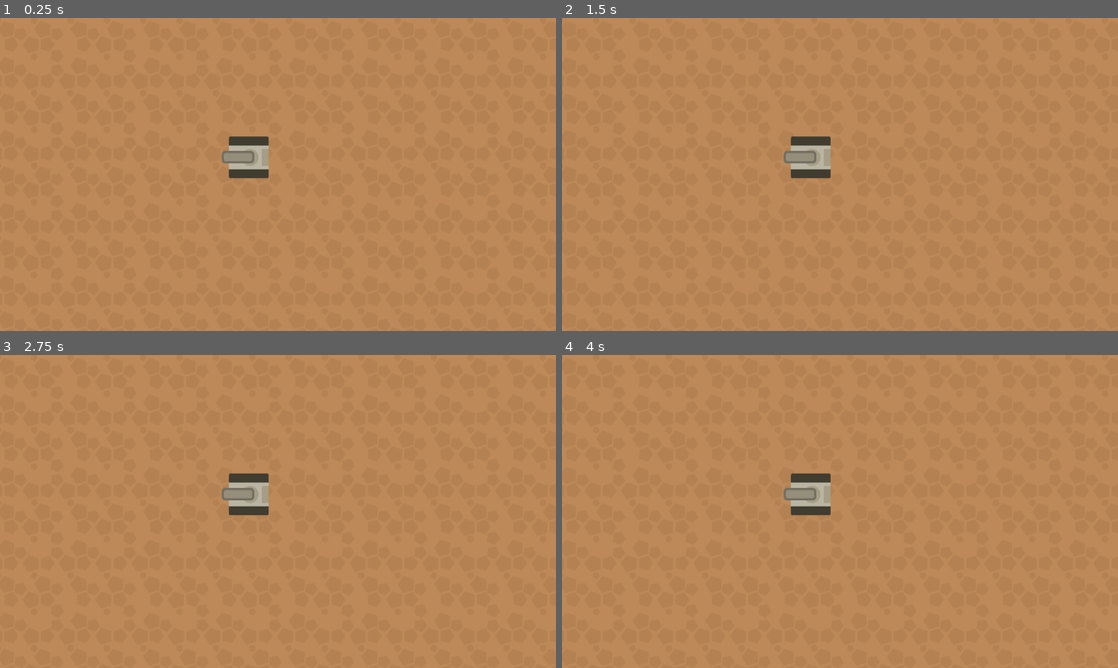
Above: before the commit, frames 1-4 (two rows, left to right).
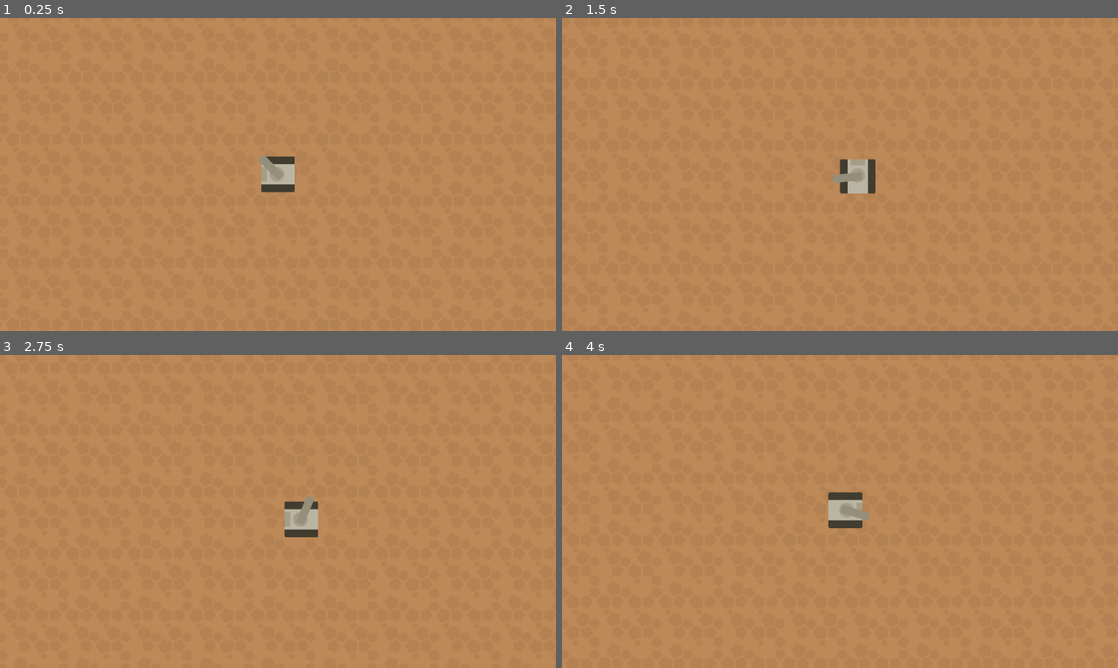
Above: after the commit, the same moments.

Repository: Mrdarx444/Tanks-War-Demo
Game: Godot game, scene res://Game/Main/world.tscn
The game is run twice, just before and just after one commit, with the same random seed, the same clock (stepped at 60 frames per second) and the same inputs.
Inputs (mouse positions are in pixels of both pictures, inside the frame that each line leads up to):
- Up to frame 1 (0.25 s): no input
- Up to frame 2 (1.5 s): tap Enter at 0.5 s; move the mouse to (962, 158) at 0.52 s; hold D (right) 0.53-1.28 s; tap W (top) at 0.6, 1.35 s; move the mouse to (728, 190) at 1.27 s; hold S (down) from 1.28 s (still down)
- Up to frame 3 (2.75 s): move the mouse to (333, 442) at 2.02 s; release S (down) at 2.03 s; hold D (right) from 2.03 s (still down); tap W (top) at 2.1 s
- Up to frame 4 (4 s): move the mouse to (812, 574) at 2.77 s; tap W (top) at 2.85, 3.6 s; move the mouse to (1006, 558) at 3.52 s; release D (right) at 3.53 s; hold A (left) from 3.53 s (still down)

The runs differ from the first frame. In frame 1, 1.6% of the frame differs, in the area x 39-53%, y 37-56%; in frame 2, 1.8%, in the area x 39-57%, y 37-57%; in frame 3, 1.8%; in frame 4, 1.7%.

Commit message:
SIMPLE Tank movement & rotation

Diff:
--- a/Game/Main/world.tscn
+++ b/Game/Main/world.tscn
@@ -12,4 +12,4 @@
 region_rect = Rect2(-2099.4653, -1052.7998, 4414.7026, 2268.4243)
 
 [node name="Tank" parent="." unique_id=640536007 instance=ExtResource("2_e8vrx")]
-position = Vector2(438, 245)
+position = Vector2(540, 312)
--- a/Game/Tank/tank.gd
+++ b/Game/Tank/tank.gd
@@ -1,2 +1,40 @@
 extends CharacterBody2D
 class_name Tank
+
+# Nodes:
+@onready var cannon_pivot: Node2D = $Pivot
+
+# Var's:
+@export_group("Movement")
+@export var speed: float = 500.0
+@export_range(0, 1, 0.01) var acceleration: float = 0.03
+@export_range(0, 1, 0.01) var friction: float = 0.15
+
+var direction: Vector2 = Vector2.ZERO
+
+func _physics_process(delta: float) -> void:
+	movement_handle(delta)
+	body_rotation_hanlder(delta)
+	cannon_rotation_handler(delta)
+	move_and_collide(velocity * delta)
+
+func movement_handle(delta: float):
+	direction = Input.get_vector("left", "right", "top", "down")
+	if direction:
+		velocity = Vector2(
+			lerp(velocity.x, direction.x * speed, acceleration),
+			lerp(velocity.y, direction.y * speed, acceleration)
+		)
+	else :
+		velocity = Vector2(
+			lerp(velocity.x, 0.0, friction),
+			lerp(velocity.y, 0.0, friction)
+		)
+
+func body_rotation_hanlder(delta: float):
+	if direction:
+		global_rotation = direction.angle()
+
+func cannon_rotation_handler(delta: float):
+	var mouse_pos: Vector2 = get_global_mouse_position()
+	cannon_pivot.global_rotation = cannon_pivot.global_position.direction_to(mouse_pos).angle() + PI
--- a/Game/Tank/tank.tscn
+++ b/Game/Tank/tank.tscn
@@ -2,22 +2,36 @@
 
 [ext_resource type="Texture2D" uid="uid://dqqpyhwhyvpkt" path="res://Assets/Tanks/tankBeige.png" id="1_2gvc0"]
 [ext_resource type="Script" uid="uid://eocejwm25832" path="res://Game/Tank/tank.gd" id="1_m2anm"]
-[ext_resource type="Texture2D" uid="uid://b4t7aat743i77" path="res://Assets/Tanks/barrelBeige_outline.png" id="2_bs6b0"]
+[ext_resource type="Texture2D" uid="uid://bg358cu83gebk" path="res://Assets/Tanks/barrelBeige.png" id="3_m2anm"]
+
+[sub_resource type="RectangleShape2D" id="RectangleShape2D_m2anm"]
+size = Vector2(70, 74.5)
 
 [node name="Tank" type="CharacterBody2D" unique_id=640536007]
 motion_mode = 1
 script = ExtResource("1_m2anm")
 
 [node name="Body" type="Sprite2D" parent="." unique_id=1593303548]
-rotation = -1.5707964
+rotation = 1.5707964
 texture = ExtResource("1_2gvc0")
 
 [node name="Pivot" type="Node2D" parent="." unique_id=575872332]
 
 [node name="Cannon" type="Sprite2D" parent="Pivot" unique_id=1406864899]
-position = Vector2(-19, 0)
+position = Vector2(-21, 1.0658141e-14)
 rotation = -1.5707964
-texture = ExtResource("2_bs6b0")
+scale = Vector2(1.2, 1.2)
+texture = ExtResource("3_m2anm")
 
 [node name="Muzzle" type="Marker2D" parent="Pivot" unique_id=1821770047]
-position = Vector2(-35, 0)
+position = Vector2(-40, 0)
+
+[node name="Collision" type="CollisionShape2D" parent="." unique_id=1309146750]
+position = Vector2(0, 0.25)
+shape = SubResource("RectangleShape2D_m2anm")
+debug_color = Color(0, 0.6, 0.69803923, 0)
+
+[node name="Camera" type="Camera2D" parent="." unique_id=746216031]
+zoom = Vector2(0.85, 0.85)
+position_smoothing_enabled = true
+position_smoothing_speed = 6.0
--- a/project.godot
+++ b/project.godot
@@ -18,6 +18,15 @@
 run/main_scene="uid://bpcydkt0qhl8c"
 config/features=PackedStringArray("4.6", "Mobile")
 config/icon="res://icon.svg"
+
+[debug]
+
+gdscript/warnings/unassigned_variable=0
+gdscript/warnings/unused_variable=0
+gdscript/warnings/unused_local_constant=0
+gdscript/warnings/unused_parameter=0
+gdscript/warnings/unused_signal=0
+gdscript/warnings/shadowed_variable=0
 
 [display]
 
